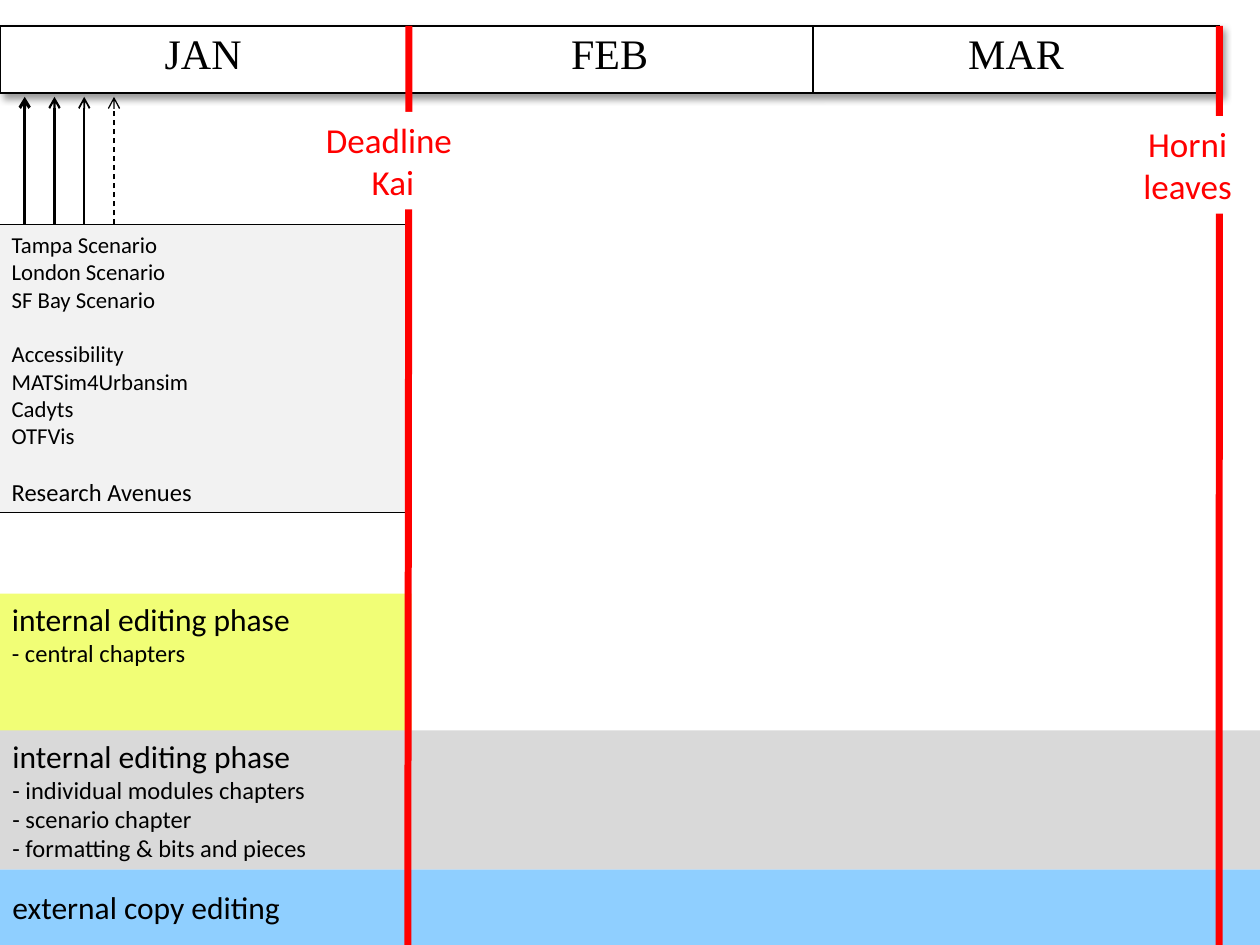
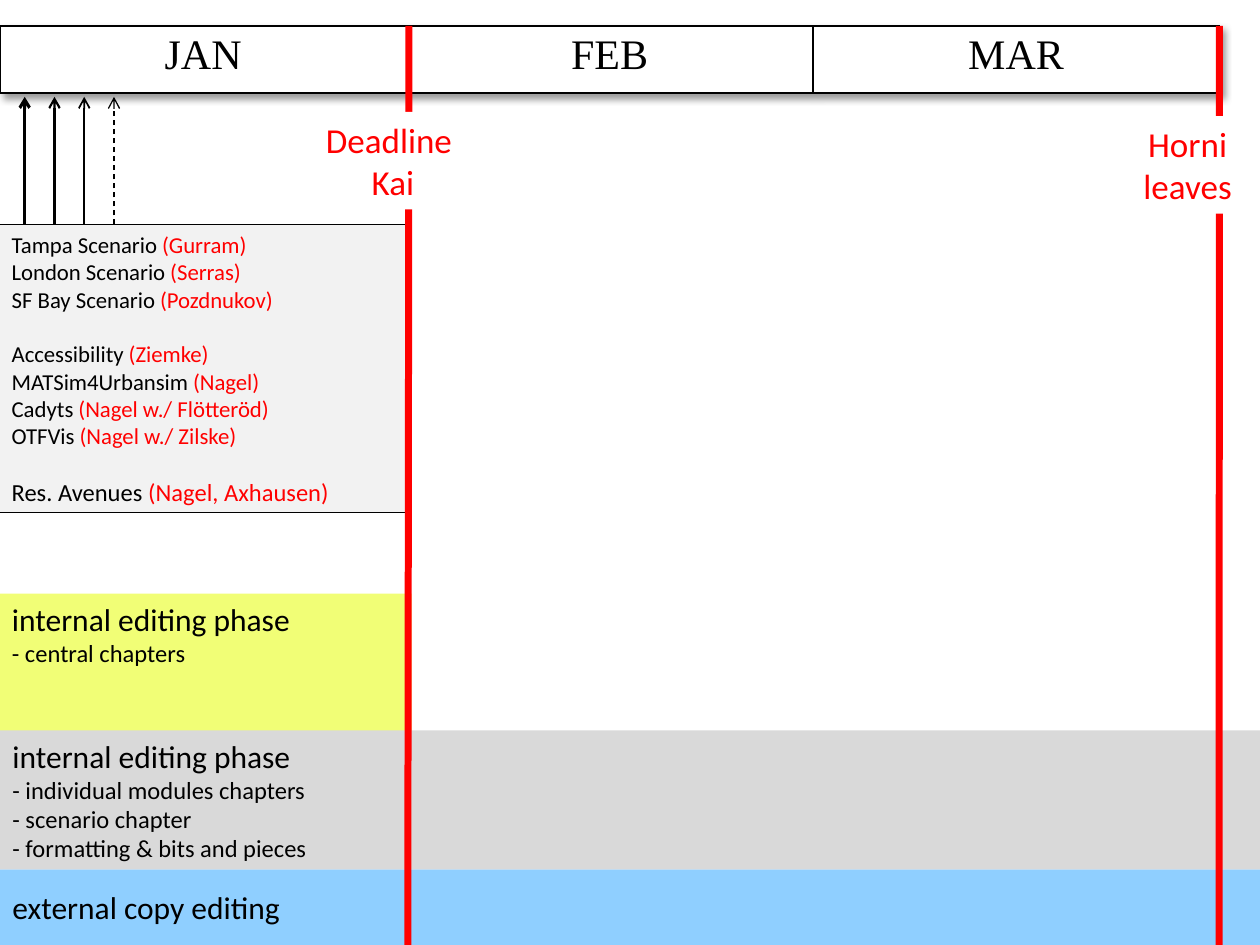
Before and after one commit to sashigurram/book, a slide deck: slide 1 of admin/timeline.pptx. Drawn at 1260x945 pixels with LibreOffice and Linux fonts; fonts in the diff are those of the drawing. Boxes give left, top, right and bottom in pixels: in the first picture for what was removed or moved away, otherwise in the second. Text is boxed around its words. In the diff, an @@ line names an element or a change of style, - is before the commit and + after.

```diff
--- a/admin/timeline.pptx
+++ b/admin/timeline.pptx
@@ rectangle "Tampa Scenario (Gurram)" at (0,224,407,512): columns 2 to 1 @@
@@ text in rectangle at (12,236,328,506): text changed; text colour #000000 to #FF0000 @@
-Tampa Scenario
-London Scenario
-SF Bay Scenario
-Accessibility
-MATSim4Urbansim
-Cadyts
-OTFVis
-Research Avenues
+Tampa Scenario (Gurram)
+London Scenario (Serras)
+SF Bay Scenario (Pozdnukov)
+Accessibility (Ziemke)
+MATSim4Urbansim (Nagel)
+Cadyts (Nagel w./ Flötteröd)
+OTFVis (Nagel w./ Zilske)
+Res. Avenues (Nagel, Axhausen)
```
